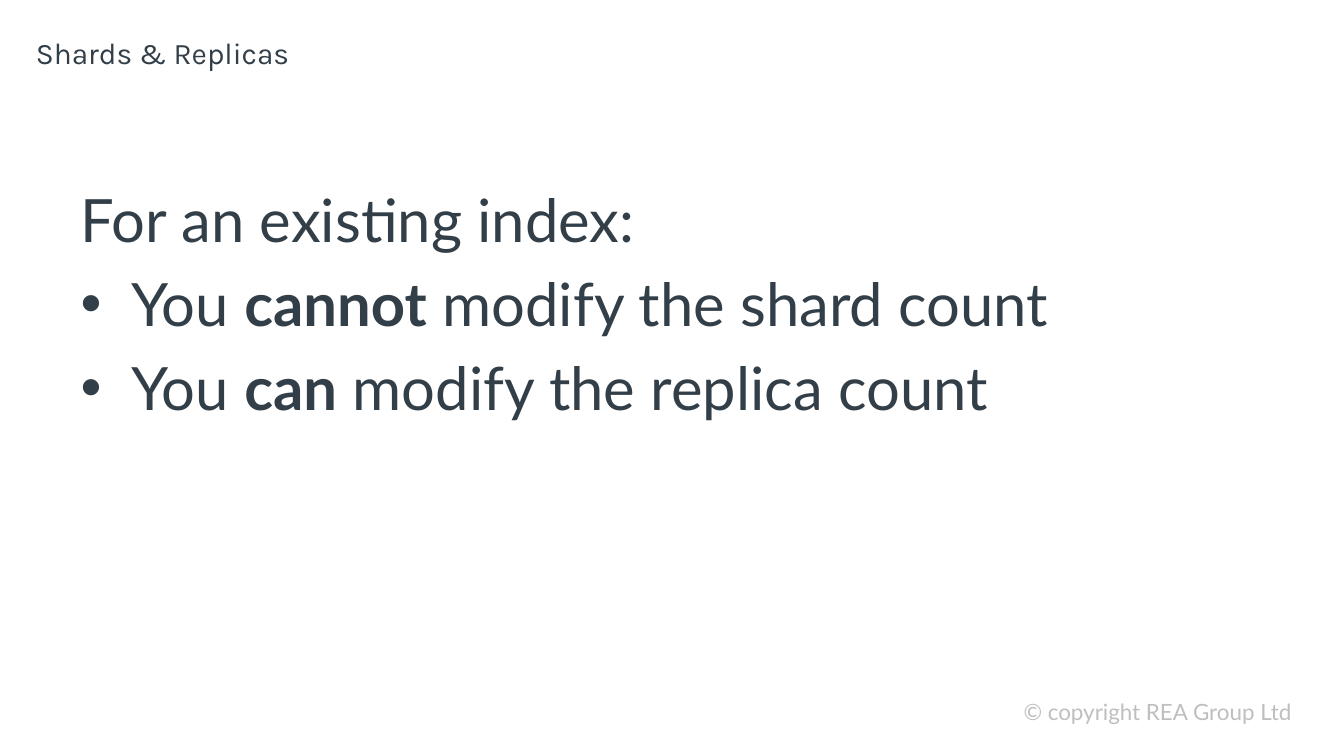
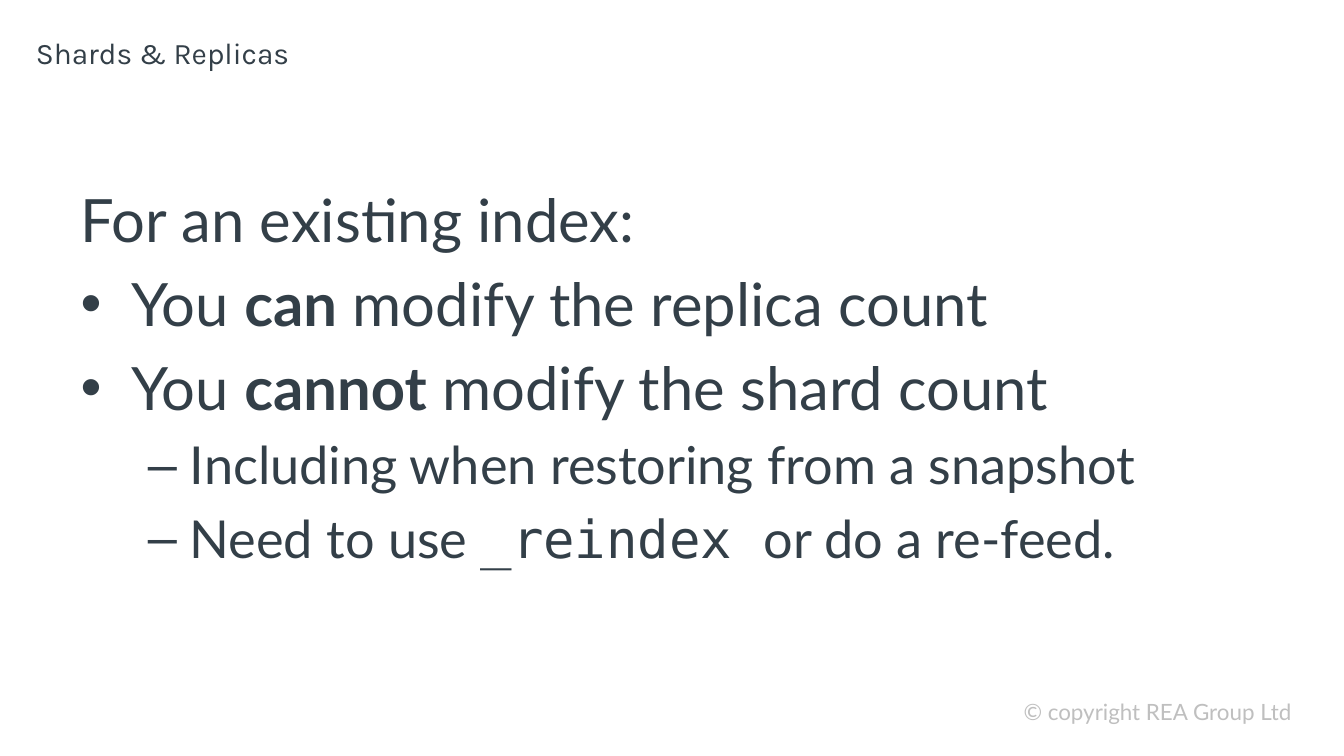
Before and after one commit to davidbkemp/advanced-elasticsearch-training, a slide deck: slide 8 of ElasticsearchOps.pptx. Drawn at 1344x756 pixels with LibreOffice and Linux fonts; fonts in the diff are those of the drawing; background and template pictures are left out. Boxes give left, top, right and bottom in pixels: in the first picture for what was removed or moved away, otherwise in the second. Text is boxed around its words. In the diff, an @@ line names an element or a change of style, - is before the commit and + after.

```diff
--- a/ElasticsearchOps.pptx
+++ b/ElasticsearchOps.pptx
@@ text at [131, 282, 988, 337]: paragraph added @@
+• You can modify the replica count
@@ text at [190, 445, 1135, 569]: text changed; size 32 to 28 pt @@
-• You can modify the replica count
+  – Including when restoring from a snapshot
+  – Need to use _reindex or do a re-feed.
```
Also in this commit, not shown: 1 other slide changed, 2 other files.
